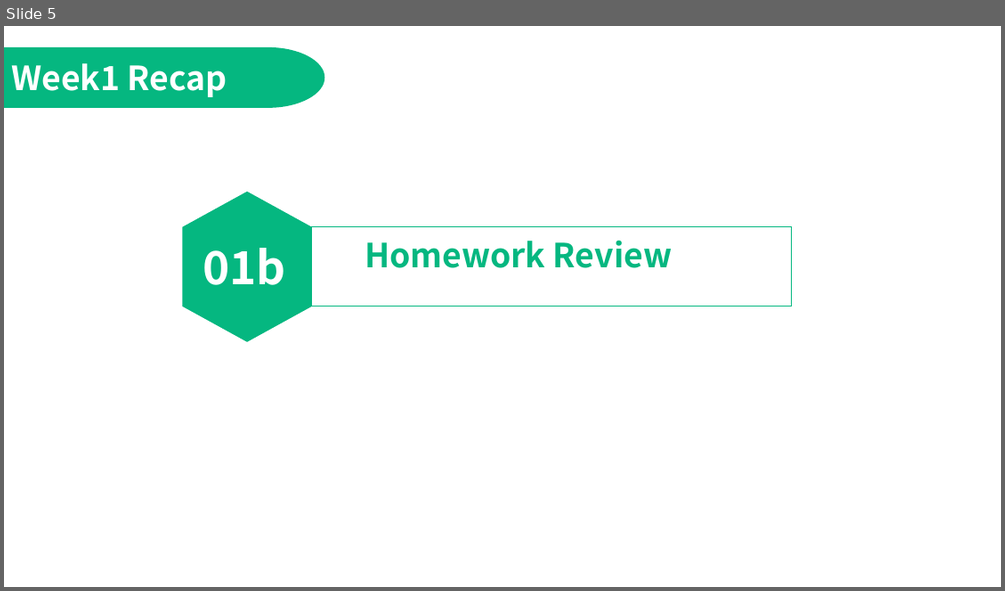
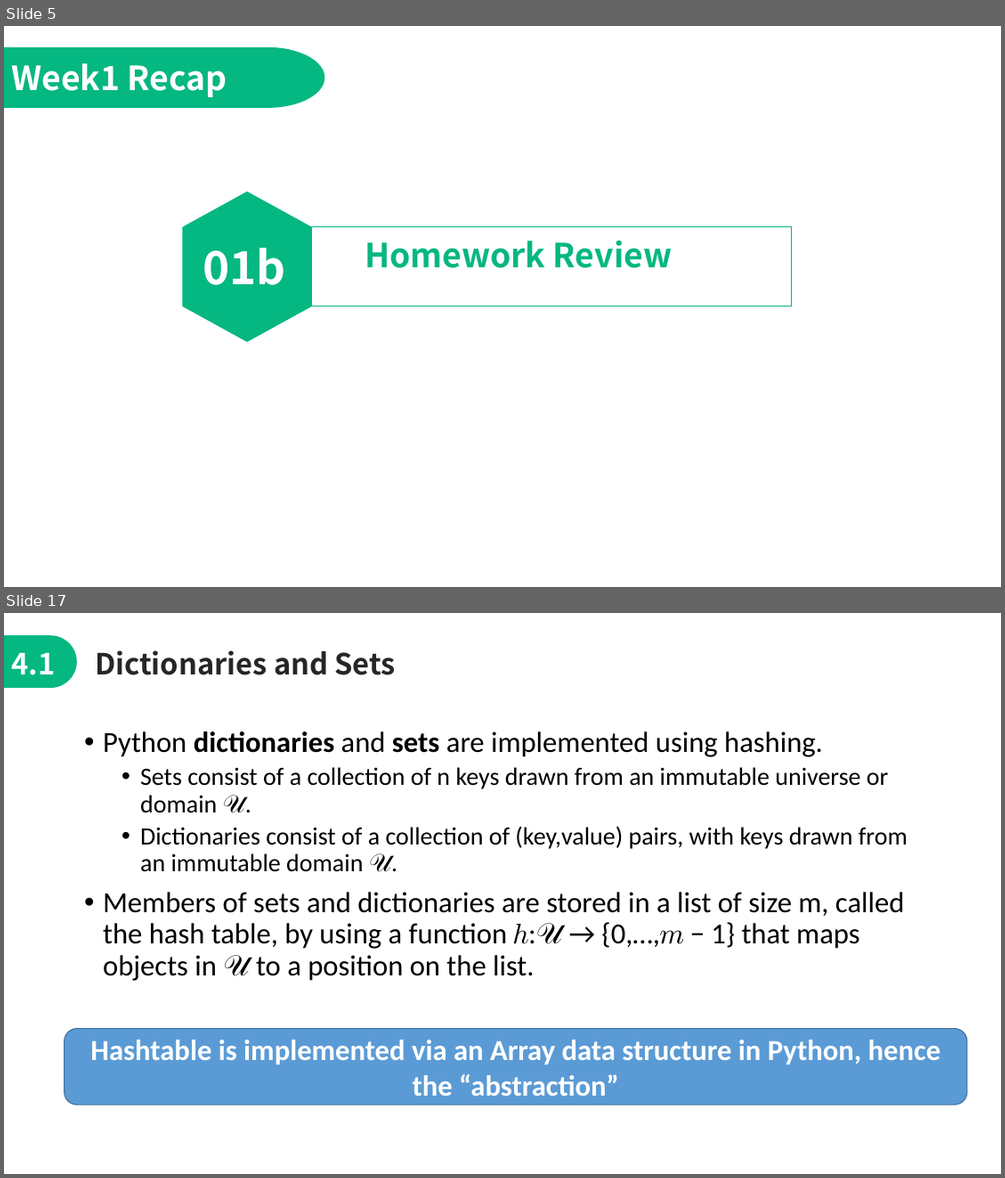
Before and after one commit to jimmyyih518/DSA2022Fall, a slide deck: week2/week2_slides.pptx. Shown one above the other, each under a label of ours: slide 5 before the commit, slides 5 and 17 after it; the slides between them are not shown. The pictures are 1005x591 and 1005x1178 pixels, drawn with LibreOffice and Linux fonts; fonts in the diff are those of the drawing. Boxes give left, top, right and bottom in pixels: in the first picture for what was removed or moved away, otherwise in the second. Text is boxed around its words. In the diff, an @@ line names an element or a change of style, - is before the commit and + after.

```diff
--- a/week2/week2_slides.pptx
+++ b/week2/week2_slides.pptx
@@ slide 17 added at <box>4,613,1001,1174</box>, background #FFFFFF @@
@@ freeform shape added at <box>4,635,77,688</box>, fill #05B780 @@
@@ text added at <box>11,652,55,675</box>, 28 pt, text #FFFFFF, bold @@
+4.1
@@ text added at <box>95,650,396,675</box>, 28 pt, text #262626, bold @@
+Dictionaries and Sets
@@ text added at <box>103,731,907,981</box>, 28 pt, text #000000 @@
+• Python dictionaries and sets are implemented using hashing.
+  • Sets consist of a collection of n keys drawn from an immutable universe or domain 𝒰.
+  • Dictionaries consist of a collection of (key,value) pairs, with keys drawn from an immutable domain 𝒰.
+• Members of sets and dictionaries are stored in a list of size m, called the hash table, by using a function ℎ:𝒰 → {0,…,𝑚 − 1} that maps objects in 𝒰 to a position on the list.
@@ rounded rectangle added at <box>65,1029,967,1105</box>, fill #5B9BD5, outline #43739E 1 pt, 28 pt, text #FFFFFF, bold @@
+Hashtable is implemented via an Array data structure in Python, hence the “abstraction”
```
Also in this commit, not shown: 7 slides changed, 25 other slides added, 4 slides removed, 5 other files.
